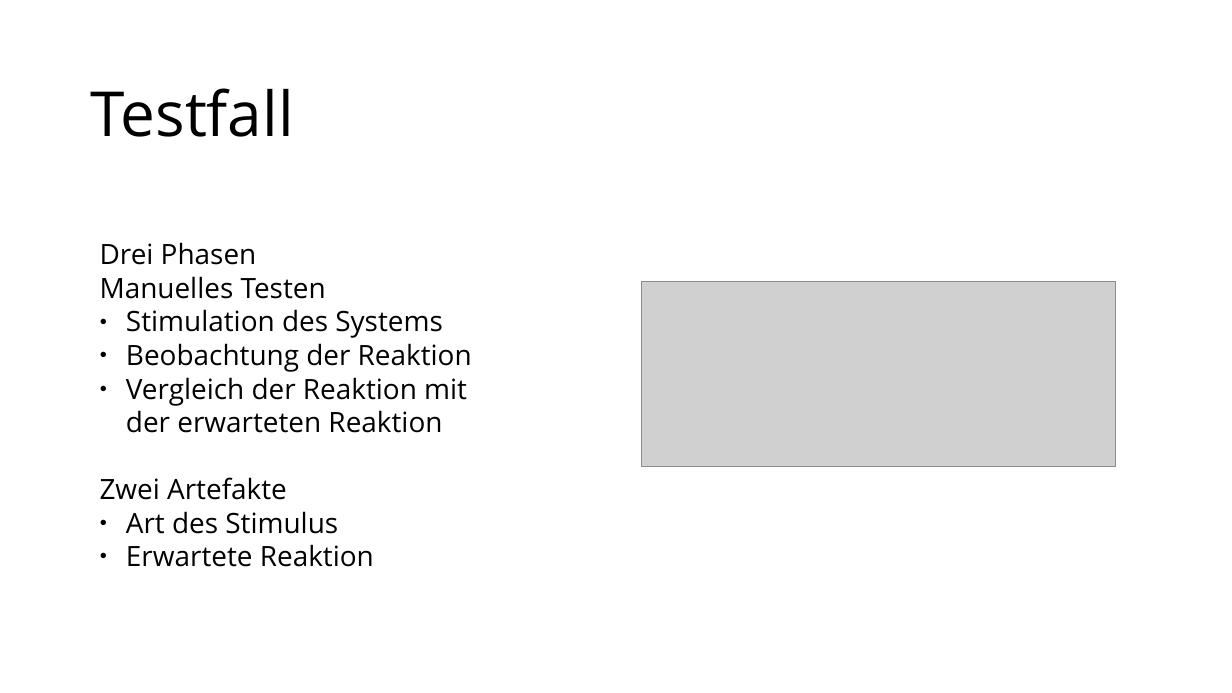
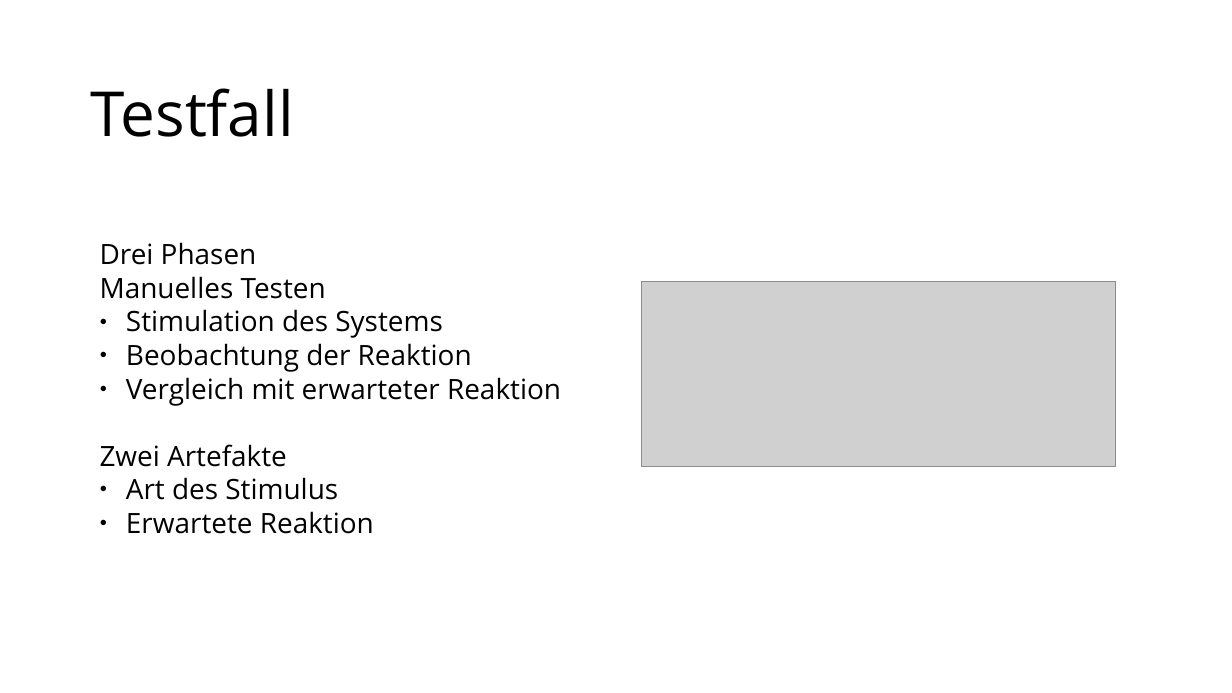
Before and after one commit to MoritzGoeckel/QuickCheck_Experiments, a slide deck: slide 4 of Praesentation.odp (slide 3 before the commit). Drawn at 1232x693 pixels with LibreOffice and Linux fonts; fonts in the diff are those of the drawing; grey boxes stand for pictures. Boxes give left, top, right and bottom in pixels: in the first picture for what was removed or moved away, otherwise in the second. Text is boxed around its words. In the diff, an @@ line names an element or a change of style, - is before the commit and + after.

```diff
--- a/Praesentation.odp
+++ b/Praesentation.odp
@@ text at [126,377,561,406]: text changed @@
-● Vergleich der Reaktion mit
-  der erwarteten Reaktion
+● Vergleich mit erwarteter Reaktion
```
Also in this commit, not shown: 2 other slides changed, 1 slide added, 1 other file.
